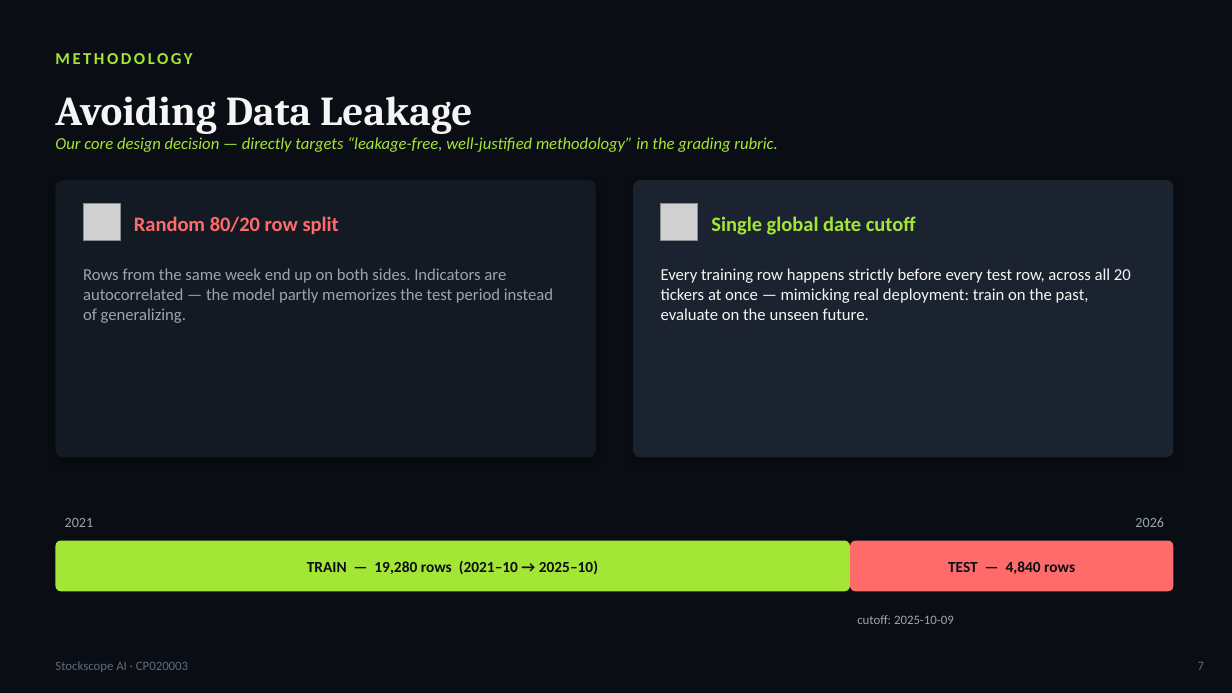
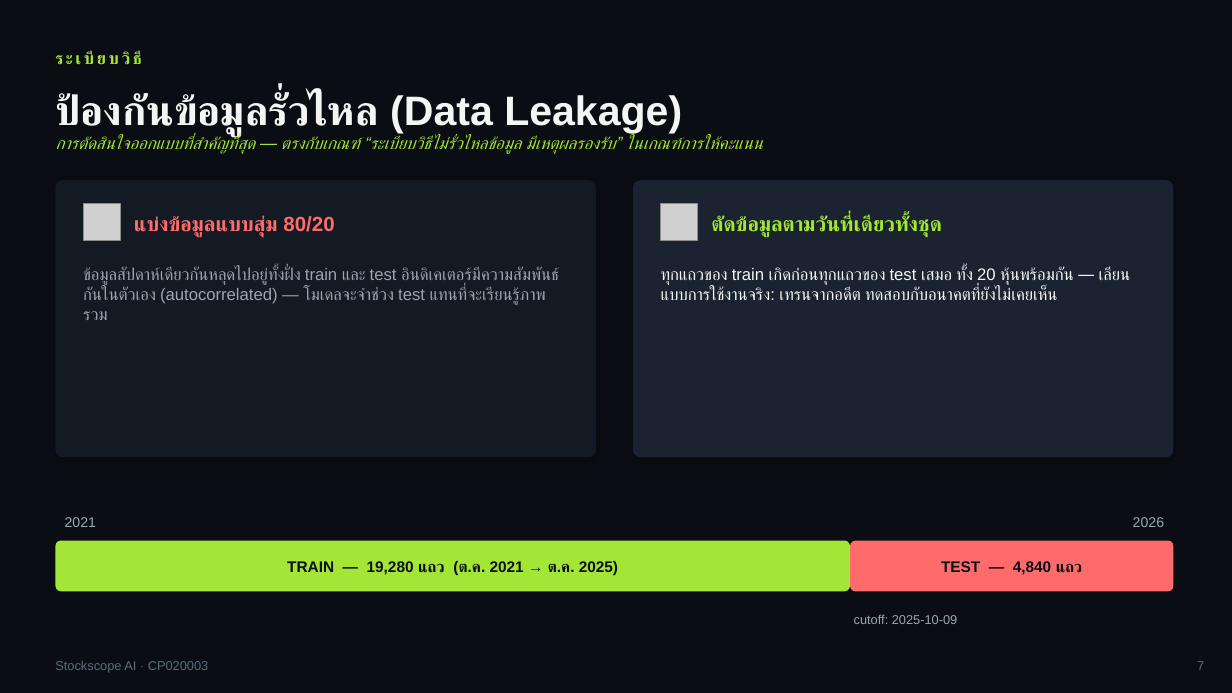
Before and after one commit to txphichatwanich19-rgb/stockscope, a slide deck: slide 7 of ml/stock_direction_presentation.pptx. Drawn at 1232x693 pixels with LibreOffice and Linux fonts; fonts in the diff are those of the drawing; grey boxes stand for pictures. Boxes give left, top, right and bottom in pixels: in the first picture for what was removed or moved away, otherwise in the second. Text is boxed around its words. In the diff, an @@ line names an element or a change of style, - is before the commit and + after.

```diff
--- a/ml/stock_direction_presentation.pptx
+++ b/ml/stock_direction_presentation.pptx
@@ text at [133, 51, 141, 69]: text changed; font Calibri to Arial @@
-METHODOLOGY
+ระเบียบวิธี
@@ text at [55, 92, 682, 136]: text changed; font Cambria to Arial @@
-Avoiding Data Leakage
+ป้องกันข้อมูลรั่วไหล (Data Leakage)
@@ text at [55, 136, 763, 154]: text changed; font Calibri to Arial @@
-Our core design decision — directly targets “leakage-free, well-justified methodology” in the grading rubric.
+การตัดสินใจออกแบบที่สำคัญที่สุด — ตรงกับเกณฑ์ “ระเบียบวิธีไม่รั่วไหลข้อมูล มีเหตุผลรองรับ” ในเกณฑ์การให้คะแนน
@@ text at [134, 215, 334, 237]: text changed; font Calibri to Arial @@
-Random 80/20 row split
+แบ่งข้อมูลแบบสุ่ม 80/20
@@ text at [711, 215, 942, 237]: text changed; font Calibri to Arial @@
-Single global date cutoff
+ตัดข้อมูลตามวันที่เดียวทั้งชุด
@@ text at [83, 267, 559, 305]: text changed; font Calibri to Arial @@
-Rows from the same week end up on both sides. Indicators are autocorrelated — the model partly memorizes the test period instead of generalizing.
+ข้อมูลสัปดาห์เดียวกันหลุดไปอยู่ทั้งฝั่ง train และ test อินดิเคเตอร์มีความสัมพันธ์กันในตัวเอง (autocorrelated) — โมเดลจะจำช่วง test แทนที่จะเรียนรู้ภาพรวม
@@ text at [661, 267, 1131, 300]: text changed; font Calibri to Arial @@
-Every training row happens strictly before every test row, across all 20 tickers at once — mimicking real deployment: train on the past, evaluate on the unseen future.
+ทุกแถวของ train เกิดก่อนทุกแถวของ test เสมอ ทั้ง 20 หุ้นพร้อมกัน — เลียนแบบการใช้งานจริง: เทรนจากอดีต ทดสอบกับอนาคตที่ยังไม่เคยเห็น
@@ text at [287, 561, 618, 575]: text changed; font Calibri to Arial @@
-TRAIN — 19,280 rows (2021–10 → 2025–10)
+TRAIN — 19,280 แถว (ต.ค. 2021 → ต.ค. 2025)
@@ text at [941, 561, 1083, 575]: text changed; font Calibri to Arial @@
-TEST — 4,840 rows
+TEST — 4,840 แถว
@@ font Calibri to Arial in 4 elements at [55, 661, 209, 673], [65, 517, 96, 527], [1133, 517, 1164, 527], [854, 614, 957, 624] @@
```
Also in this commit, not shown: 9 other slides changed, 5 slides added, 5 slides removed, 1 other file.
